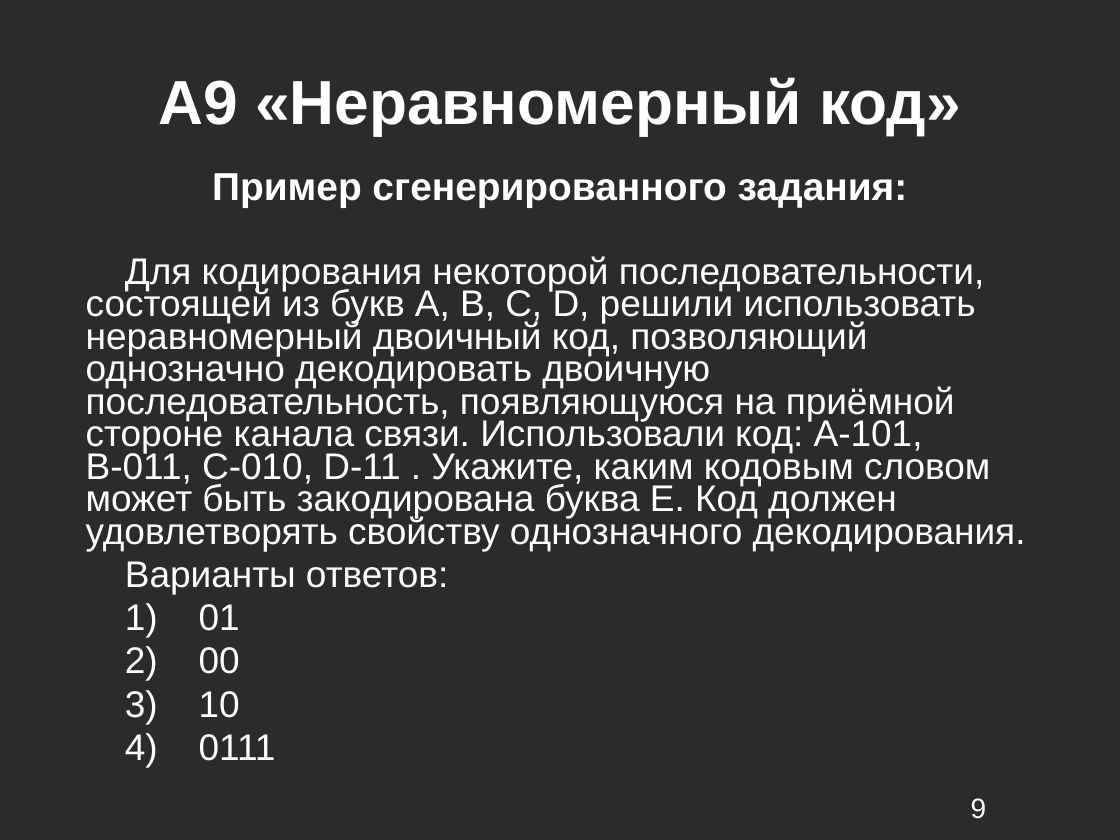
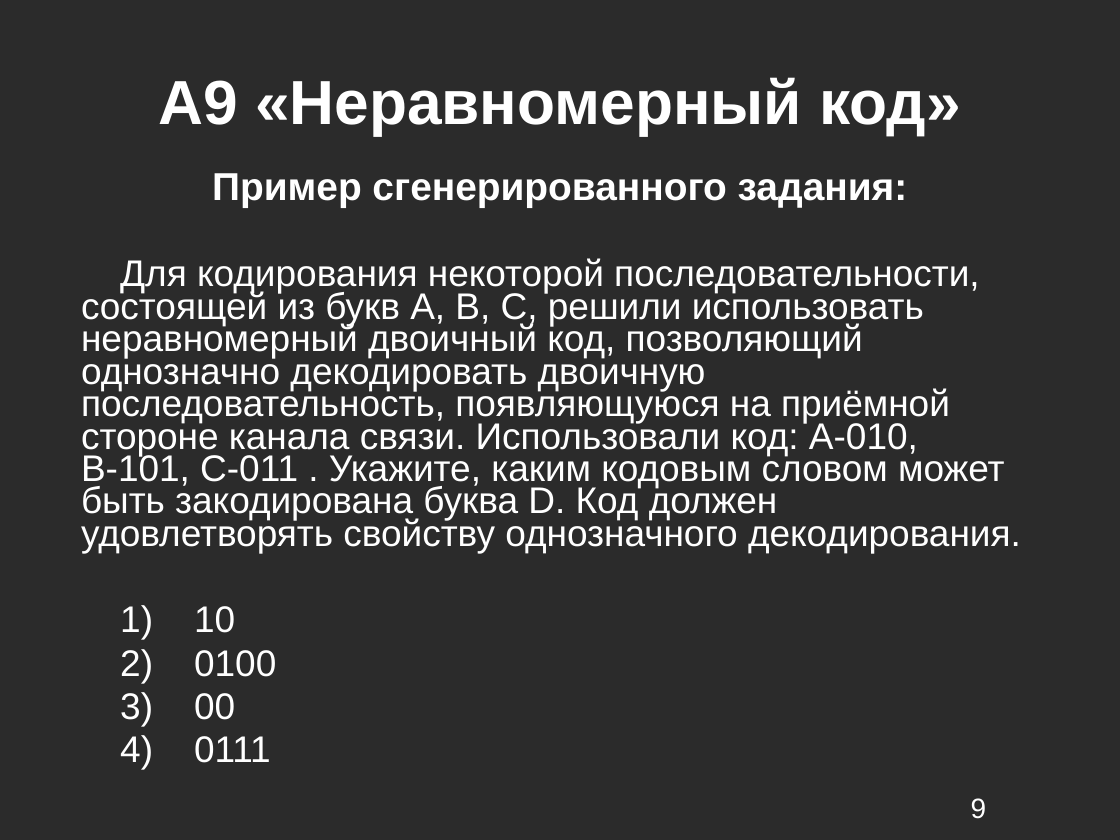
Before and after one commit to kevroletin/Coursework, a slide deck: slide 9 of 4_sem/8403а_Кевролетин_презентация.odp. Drawn at 1120x840 pixels with LibreOffice and Linux fonts; fonts in the diff are those of the drawing; background and template pictures are left out; a plain dark background stands for a picture behind light text. Boxes give left, top, right and bottom in pixels: in the first picture for what was removed or moved away, otherwise in the second. Text is boxed around its words. In the diff, an @@ line names an element or a change of style, - is before the commit and + after.

```diff
--- a/4_sem/8403а_Кевролетин_презентация.odp
+++ b/4_sem/8403а_Кевролетин_презентация.odp
@@ text at [81,258,1021,677]: text changed @@
-Для кодирования некоторой последовательности, состоящей из букв A, B, C, D, решили использовать неравномерный двоичный код, позволяющий однозначно декодировать двоичную последовательность, появляющуюся на приёмной стороне канала связи. Использовали код: A-101, B-011, C-010, D-11 . Укажите, каким кодовым словом может быть закодирована буква E. Код должен удовлетворять свойству однозначного декодирования.
-Варианты ответов:
-1) 01
+Для кодирования некоторой последовательности, состоящей из букв A, B, C, решили использовать неравномерный двоичный код, позволяющий однозначно декодировать двоичную последовательность, появляющуюся на приёмной стороне канала связи. Использовали код: A-010, B-101, C-011 . Укажите, каким кодовым словом может быть закодирована буква D. Код должен удовлетворять свойству однозначного декодирования.
+1) 10
+2) 0100
@@ text at [199,691,240,718]: paragraph removed @@
-3) 10
```
Also in this commit, not shown: 5 other slides changed, 2 slides added, 4 slides removed, 3 other files.
